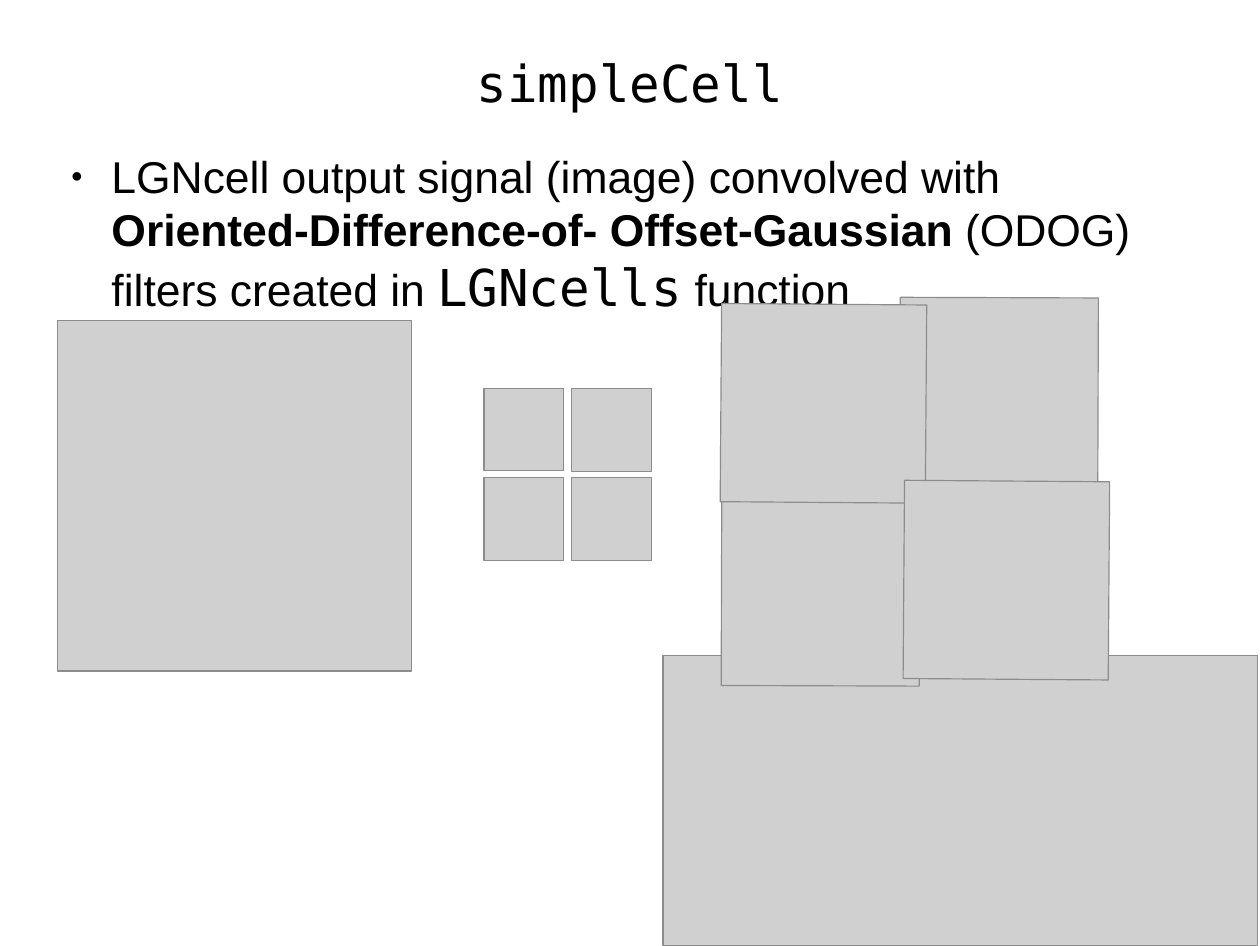
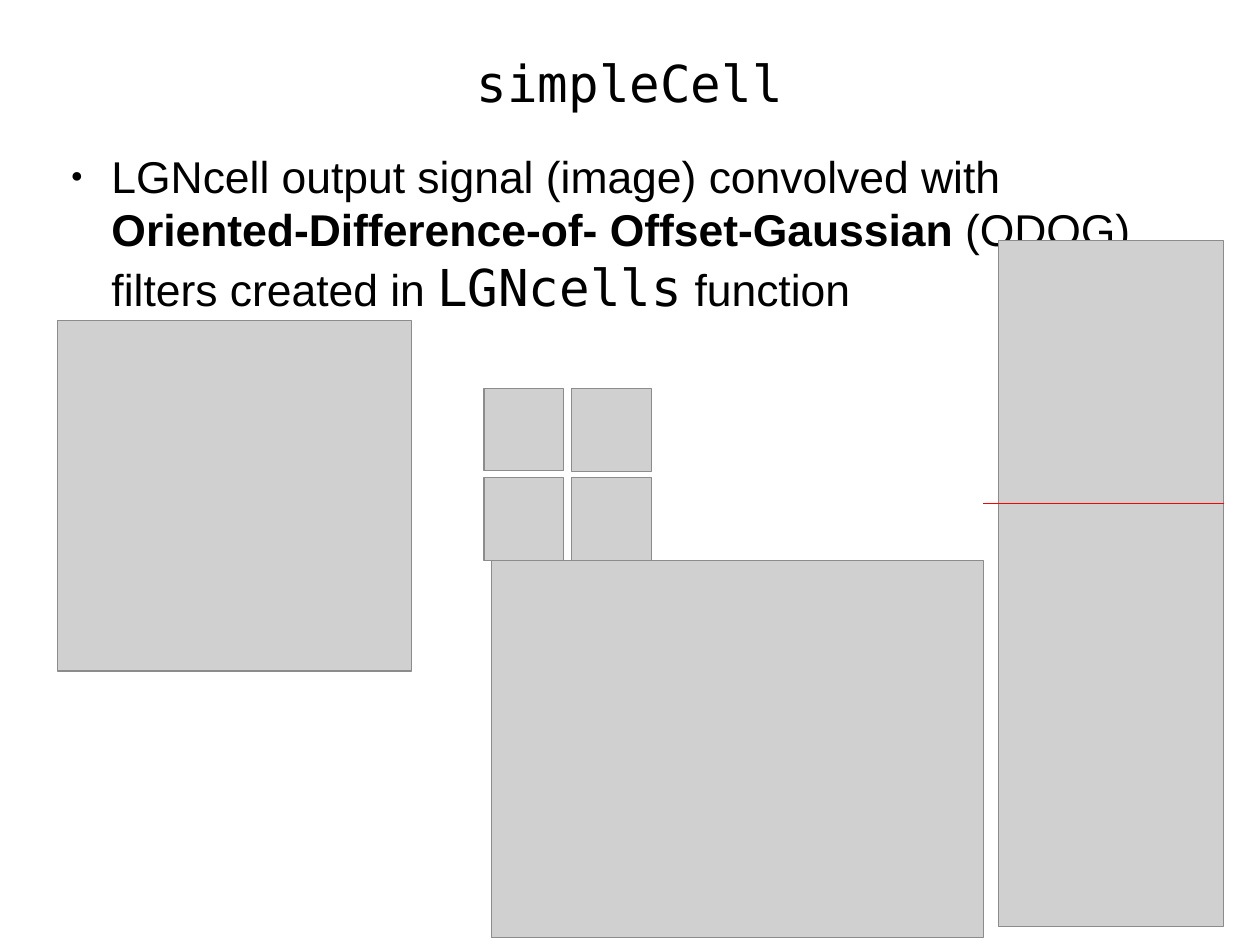
Before and after one commit to TUBvision/contAdapt_francis, a slide deck: slide 11 of Presentation_of_Model.odp. Drawn at 1260x946 pixels with LibreOffice and Linux fonts; fonts in the diff are those of the drawing; grey boxes stand for pictures. Boxes give left, top, right and bottom in pixels: in the first picture for what was removed or moved away, otherwise in the second. Text is boxed around its words. In the diff, an @@ line names an element or a change of style, - is before the commit and + after.

```diff
--- a/Presentation_of_Model.odp
+++ b/Presentation_of_Model.odp
@@ picture: place and size @@
-picture at (904, 481, 1110, 680)
+picture at (998, 240, 1223, 926)
@@ picture removed at (899, 297, 1098, 502) @@
@@ picture removed at (721, 303, 927, 503) @@
@@ picture removed at (721, 480, 920, 685) @@
@@ line added from (983, 503) to (1223, 503), #FF0000 0 pt @@
@@ picture: place and size @@
-picture at (663, 655, 1258, 946)
+picture at (492, 560, 983, 938)
```
Also in this commit, not shown: 8 other slides changed, 2 slides added, 1 slide removed.
